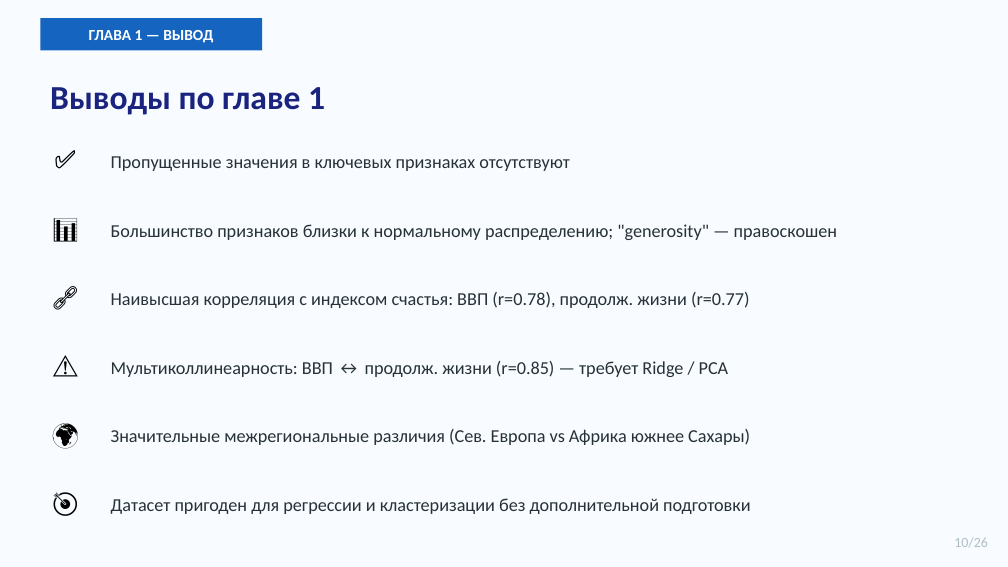
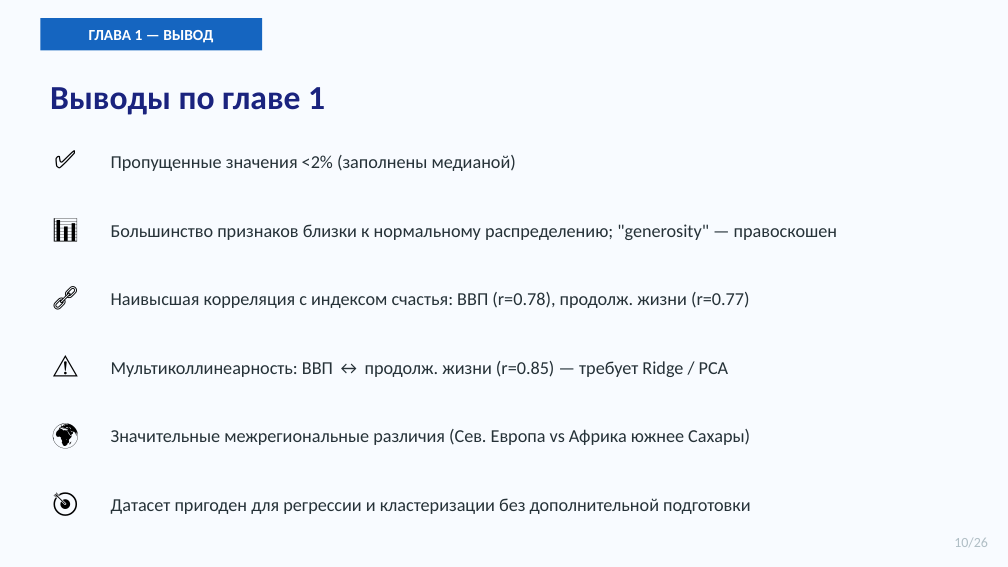
Before and after one commit to ERICSON535/coursework-data-analysis, a slide deck: slide 12 of Prezentaciya_Uryashev_ET103.pptx (slide 10 before the commit). Drawn at 1008x567 pixels with LibreOffice and Linux fonts; fonts in the diff are those of the drawing. Boxes give left, top, right and bottom in pixels: in the first picture for what was removed or moved away, otherwise in the second. Text is boxed around its words. In the diff, an @@ line names an element or a change of style, - is before the commit and + after.

```diff
--- a/Prezentaciya_Uryashev_ET103.pptx
+++ b/Prezentaciya_Uryashev_ET103.pptx
@@ text at box(111, 155, 516, 171): text changed @@
-Пропущенные значения в ключевых признаках отсутствуют
+Пропущенные значения <2% (заполнены медианой)
```
Also in this commit, not shown: 9 other slides changed, 5 slides added, 3 other files.
